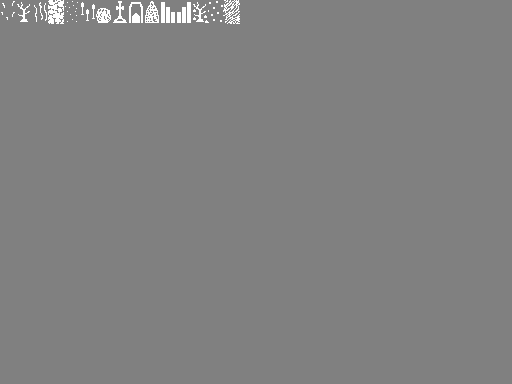
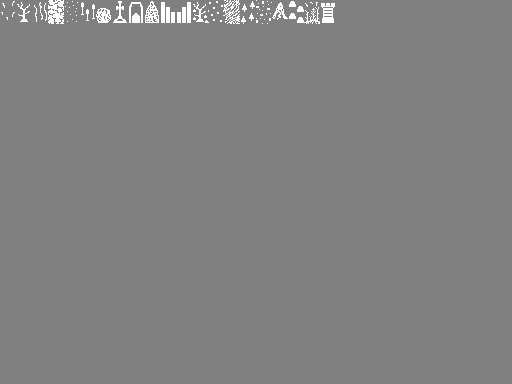
The second 512 × 384 image is a revision of the first. Changes to its layers:
painted on "Background" over 241, 0, 335, 24
